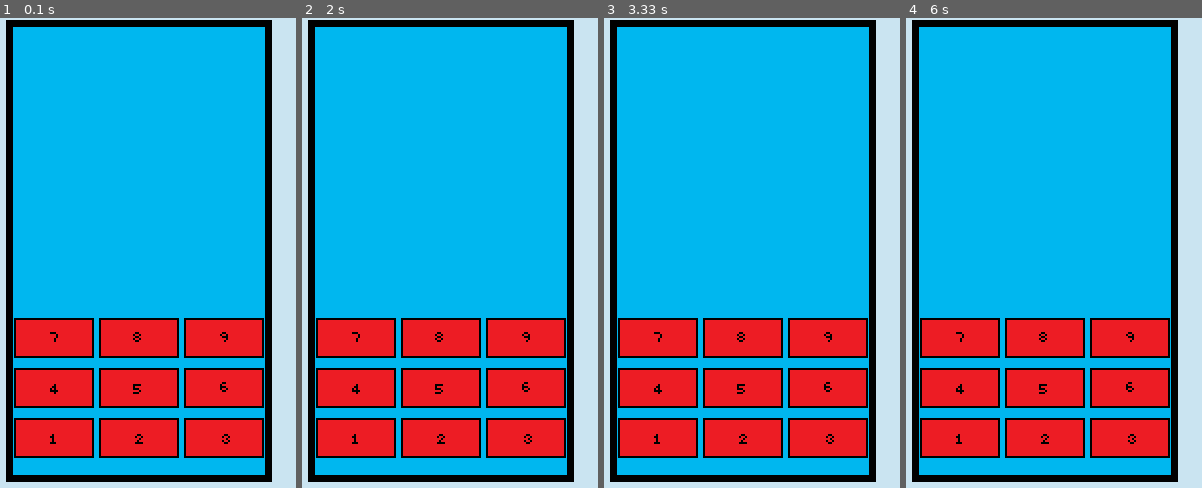
Above: before the commit, frames 1-4 (left to right).
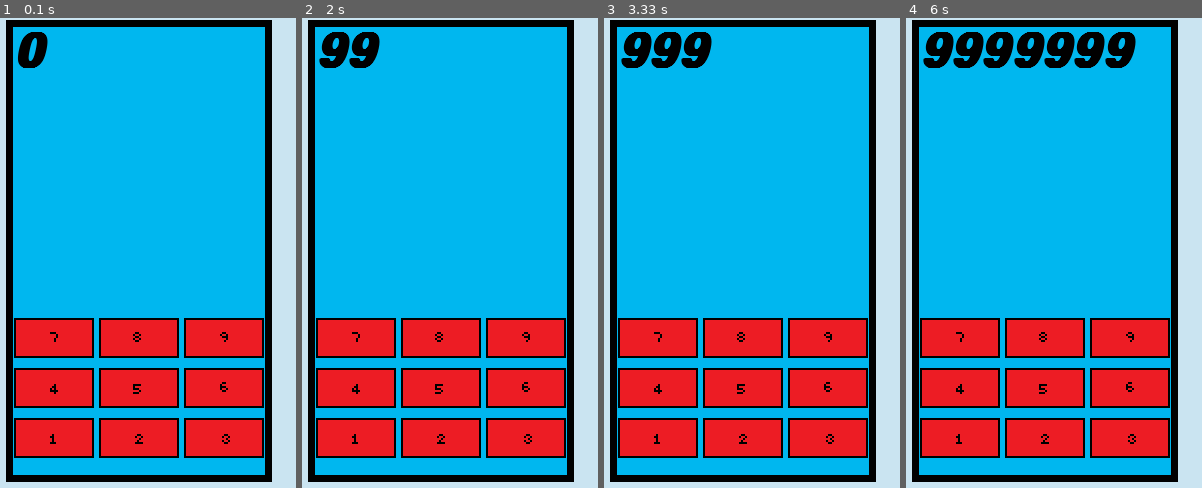
Above: after the commit, the same moments.

Repository: JustSch/calculator_pygame
Game: pygame game, started from calculator.py
The game is run twice, just before and just after one commit, with the same random seed, the same clock (stepped at 60 frames per second) and the same inputs.
Inputs (mouse positions are in pixels of both pictures, inside the frame that each line leads up to):
- Up to frame 1 (0.1 s): no input
- Up to frame 2 (2 s): click (526, 337) at 0.88 s; click (526, 337) at 1.72 s
- Up to frame 3 (3.33 s): click (828, 337) at 2.55 s
- Up to frame 4 (6 s): click (1130, 337) at 3.38 s; click (1130, 337) at 4.22 s; click (1130, 337) at 5.05 s; click (1130, 337) at 5.88 s

The runs differ from the first frame. In frame 1, 0.6% of the frame differs, in the area x 6-17%, y 2-11%; in frame 2, 1.1%; in frame 3, 1.7%; in frame 4, 3.9%, in the area x 5-78%, y 2-11%.

Commit message:
added basic algorithim for calculator operations

Diff:
--- a/calculator.py
+++ b/calculator.py
@@ -6,11 +6,27 @@
 SCREEN_HEIGHT = 500
 SCREEN_WIDTH = 800
 
-addition = 0
-subtraction = 0
-multiplication = 0
-division = 0
-display_num = 0
+addition = False
+subtraction = False
+multiplication = False
+division = False
+second_num = 0
+
+#flags to switch it and = button to clear flags
+#check if operations are false before allowing input to answer and display num
+#if any of the operations are true:
+# -clear displaynum
+# -have displaynum = secondnum
+# -allow for input of second num after operation is pressed
+# - clear flags for all other operations when an operation is pressed
+# -when = button is pressed have operation done with answer and secondnum (no flags cleared)
+# -displaynum will be changed to answer
+# if another operation is pressed operation between answer and secondnum will occur (flags still active since no clear)
+# -secondnum will be cleared and new input can be given
+# c button will clear all flags as well as answer, secondnum and displaynum
+
+display_num = 0 #will not == answer when addition/subtraction/etc(operation) is triggered
+answer = 0
 
 screen = pygame.display.set_mode((SCREEN_WIDTH,SCREEN_HEIGHT))
 pygame.display.set_caption('Pygame Calculator')
@@ -58,6 +74,11 @@
 calculator_button_0_img = pygame.image.load('calculator_assets/calculator_button_0.png').convert_alpha()
 calculator_button_0 = button.Button(70,400,calculator_button_0_img,2)
 
+text_font = pygame.font.SysFont(None, 70,bold = True, italic=True)
+def draw_text(text, font, text_color, x, y):
+    img = font.render(text, True, text_color)
+    screen.blit(img, (x, y))
+
 while run:
 
     screen.fill((202, 228, 241))
@@ -72,7 +93,14 @@
     calculator_button_6.draw(screen)
     calculator_button_7.draw(screen)
     calculator_button_8.draw(screen)
-    calculator_button_9.draw(screen)
+
+    if calculator_button_9.draw(screen):
+        if display_num == 0:
+            display_num = 9
+        else:
+            display_num = display_num * 10 + 9
+
+    draw_text(str(display_num),text_font,(0,0,0),50,10)
     for event in pygame.event.get():
 
 
